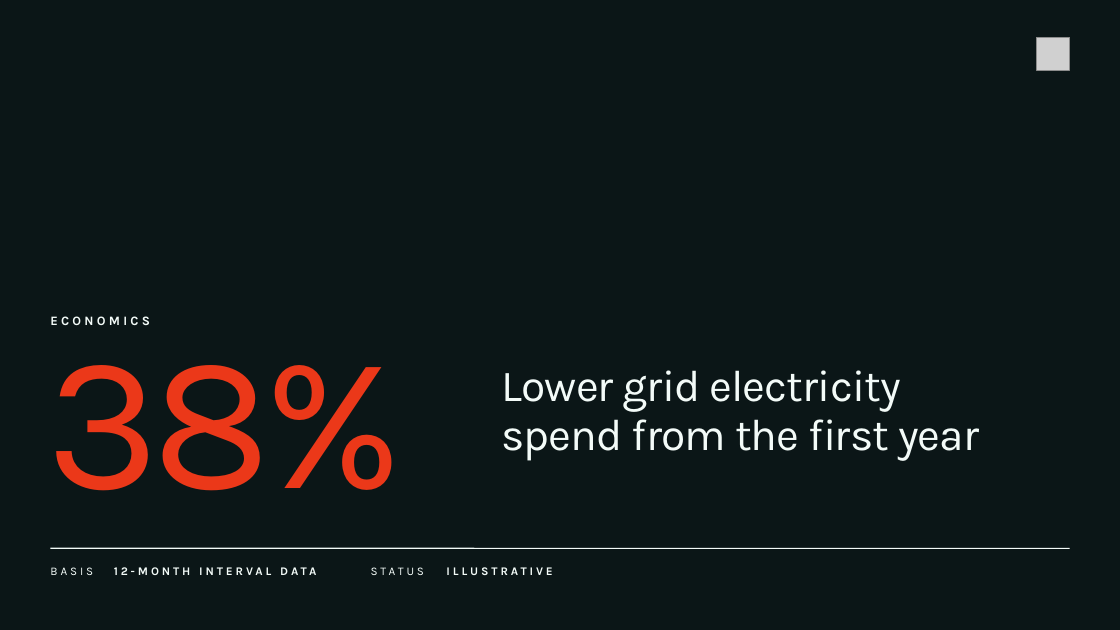
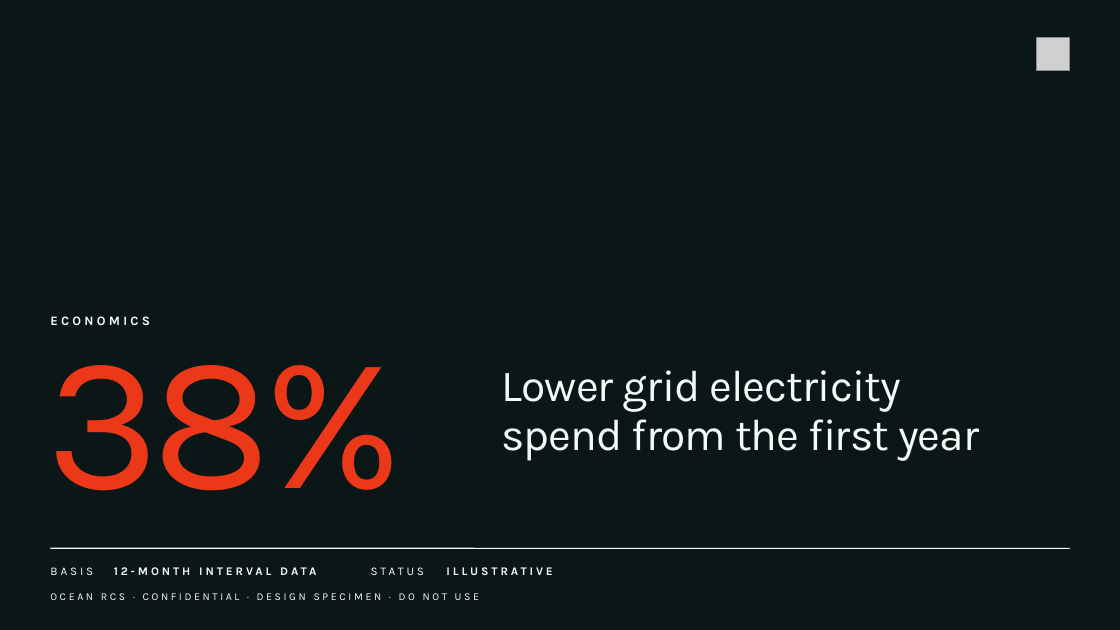
Before and after one commit to sfield079/ocean-brand-system, a slide deck: slide 13 of output/pptx/ocean-layout-reference.pptx. Drawn at 1120x630 pixels with LibreOffice and Linux fonts; fonts in the diff are those of the drawing; grey boxes stand for pictures; background and template pictures are left out. Boxes give left, top, right and bottom in pixels: in the first picture for what was removed or moved away, otherwise in the second. Text is boxed around its words. In the diff, an @@ line names an element or a change of style, - is before the commit and + after.

```diff
--- a/output/pptx/ocean-layout-reference.pptx
+++ b/output/pptx/ocean-layout-reference.pptx
@@ text added at (50,593,479,600), 9 pt, text #F3FBF8 @@
+OCEAN RCS · CONFIDENTIAL · DESIGN SPECIMEN · DO NOT USE
```
Also in this commit, not shown: 4 other slides changed, 41 other files.
